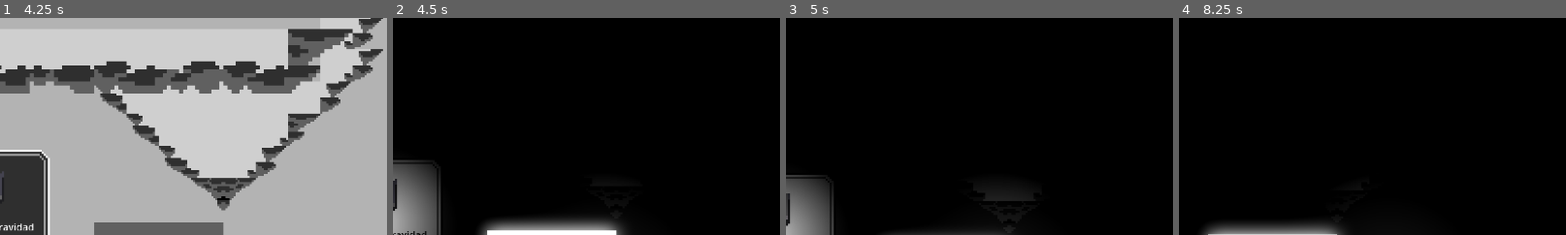
Above: before the commit, frames 1-4 (left to right).
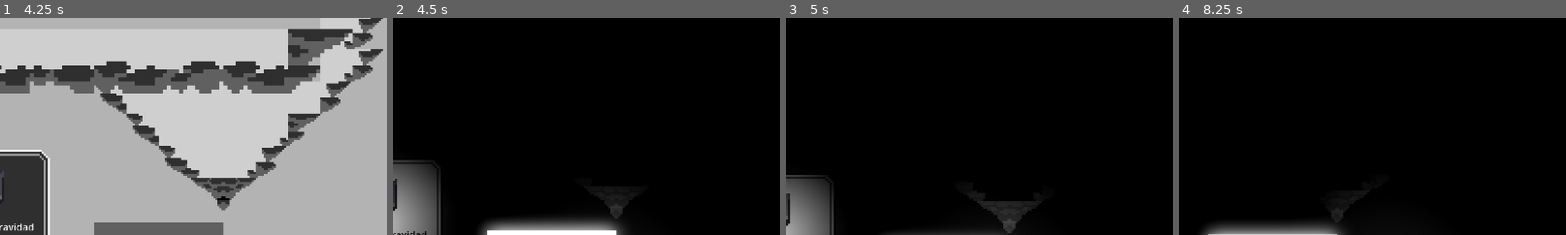
Above: after the commit, the same moments.

Repository: R2d2cruz/4d4hGame
Game: Godot game, scene res://scenes/worlds/mundo.tscn
Same seed, same stepped clock (60 frames per second), same inputs: the game is played once before the commit and once after it.
Inputs:
- Up to frame 1 (4.25 s): tap Enter (ui_accept) at 0.5, 0.77, 1.52, 3.02, 3.77 s; hold Right (right) 0.53-1.28 s; tap L (gravity_world) at 0.6, 2.1, 3.6 s; hold A (left) 1.28-2.03 s; tap K (toggle_world) at 1.35, 2.85 s; hold Right (right) 2.03-3.53 s; hold A (left) from 3.53 s (still down)
- Up to frame 2 (4.5 s): keep holding A (left); tap K (toggle_world) at 4.35 s
- Up to frame 3 (5 s): keep holding A (left); tap Enter (ui_accept) at 4.52 s
- Up to frame 4 (8.25 s): tap L (gravity_world) at 5.1, 6.6, 8.1 s; release A (left) at 5.78 s; hold Right (right) 5.78-8.03 s; tap K (toggle_world) at 5.85, 7.35 s; tap Enter (ui_accept) at 6.02, 6.77, 7.52 s; hold A (left) from 8.03 s (still down)
The pictures show only the part of the screen within x 23-73%, y 10-60%; the shares and areas given below are measured in that part.

Frame 1 is identical in both runs. In frame 2, 0.2% of the frame differs, in the area x 52-61%, y 80-90%; in frame 3, 0.9%, in the area x 48-65%, y 80-97%; in frame 4, less than 0.1%.

Commit message:
create level change

Diff:
--- a/4d4h/Scripts/meta.gd
+++ b/4d4h/Scripts/meta.gd
@@ -13,4 +13,4 @@
 
 func _on_body_entered(body: Node2D) -> void:
 	if body.get_name() == "Player":
-		print("enter")
+		get_tree().call_group("worldsFinishing", "on_end")
--- a/4d4h/Scripts/player.gd
+++ b/4d4h/Scripts/player.gd
@@ -22,7 +22,13 @@
 func _ready():
 	#add_to_group("reacts_gravity")
 	add_to_group("reacts_to_inversion")
+	add_to_group("worldsFinishing")
 	light.enabled = false
+
+func on_end():
+	var tween = create_tween()
+	tween.tween_property($PointLight2D, "energy", 0.0, 1.5)
+
 
 func on_invert(state: bool):
 	light.enabled = state
--- a/4d4h/Scripts/tile_mapController.gd
+++ b/4d4h/Scripts/tile_mapController.gd
@@ -2,9 +2,7 @@
 
 # Mapeo entre tiles: cada clave es un par (source_id, atlas_coords), cada valor su contraparte
 @export var tile_swap_map := {
-	Vector3i(1, 2, 1): Vector3i(2, 2, 1),  # source 1 (2,1) => source 2 (2,1)
-	Vector3i(1, 3, 1): Vector3i(2, 3, 1),  # source 1 (3,1) => source 2 (3,1)
-	Vector3i(1, 5, 1): Vector3i(2, 4, 1),  # source 1 (5,1) => source 2 (4,1)
+	Vector3i(0, 1, 0): Vector3i(3, 1, 0),
 	Vector3i(0, 2, 0): Vector3i(3, 2, 0),
 	Vector3i(0, 4, 0): Vector3i(3, 4, 0),
 	Vector3i(0, 2, 1): Vector3i(3, 2, 1),
@@ -17,6 +15,7 @@
 	Vector3i(0, 11, 1): Vector3i(3, 11, 1),
 	Vector3i(0, 12, 1): Vector3i(3, 12, 1),
 	Vector3i(0, 13, 1): Vector3i(3, 13, 1),
+	Vector3i(0, 1, 2): Vector3i(3, 1, 2),
 	Vector3i(0, 2, 2): Vector3i(3, 2, 2),
 	Vector3i(0, 3, 2): Vector3i(3, 3, 2),
 	Vector3i(0, 4, 2): Vector3i(3, 4, 2),
@@ -32,6 +31,7 @@
 	Vector3i(0, 11, 3): Vector3i(3, 11, 3),
 	Vector3i(0, 12, 3): Vector3i(3, 12, 3),
 	Vector3i(0, 13, 3): Vector3i(3, 13, 3),
+	Vector3i(0, 1, 4): Vector3i(3, 1, 4),
 	Vector3i(0, 2, 4): Vector3i(3, 2, 4),
 	Vector3i(0, 3, 4): Vector3i(3, 3, 4),
 	Vector3i(0, 4, 4): Vector3i(3, 4, 4),
--- a/4d4h/Scripts/world_controller.gd
+++ b/4d4h/Scripts/world_controller.gd
@@ -9,9 +9,21 @@
 
 # Called when the node enters the scene tree for the first time.
 func _ready() -> void:
+	add_to_group("worldsFinishing")
 	if startInvert:
 		inverted = !inverted
 		get_tree().call_group("reacts_to_inversion", "on_invert", inverted)
+
+func on_end():
+	if not inverted:
+		inverted = !inverted
+		get_tree().call_group("reacts_to_inversion", "on_invert", inverted)
+	await get_tree().create_timer(2.0).timeout
+	var actualScene : String = get_tree().current_scene.name
+	if actualScene == "Mundo":
+		get_tree().change_scene_to_file("res://scenes/worlds/level1.tscn")
+	else:
+		get_tree().change_scene_to_file("res://scenes/worlds/level" + str(int(actualScene) + 1) + ".tscn")
 
 
 # Called every frame. 'delta' is the elapsed time since the previous frame.
--- a/4d4h/project.godot
+++ b/4d4h/project.godot
@@ -19,9 +19,9 @@
 
 reacts_to_inversion="Can be Inverted"
 reacts_gravity="Can be afected by gravity"
-player=""
 pushable=""
 boton_controlled=""
+worldsFinishing=""
 
 [input]
 
--- a/4d4h/scenes/worlds/mundo.tscn
+++ b/4d4h/scenes/worlds/mundo.tscn
@@ -1,9 +1,7 @@
-[gd_scene load_steps=23 format=4 uid="uid://ccavxypeubenl"]
-
-[ext_resource type="Texture2D" uid="uid://da4chfw72dwj4" path="res://Assets/Rocky Roads/Tilesets/tileset_desert.png" id="1_drc3c"]
+[gd_scene load_steps=19 format=4 uid="uid://ccavxypeubenl"]
+
 [ext_resource type="Texture2D" uid="uid://h8tv2dvmhgrg" path="res://Assets/tileset_base_cave.png" id="1_prk2b"]
 [ext_resource type="Script" uid="uid://br2ia0ah7h4go" path="res://Scripts/mundo.gd" id="1_uqt1o"]
-[ext_resource type="Texture2D" uid="uid://bj32eoe4kgt4v" path="res://Assets/Rocky Roads/Tilesets/tileset_snow.png" id="2_b82al"]
 [ext_resource type="Script" uid="uid://8p0thfntyo2a" path="res://Scripts/tile_mapController.gd" id="3_wwc5f"]
 [ext_resource type="Texture2D" uid="uid://bxb7y50l7h27a" path="res://Assets/tileset_inverted_cave.png" id="4_djcqd"]
 [ext_resource type="PackedScene" uid="uid://dqhcp5hs40cqs" path="res://scenes/entities/player.tscn" id="4_voc7j"]
@@ -88,117 +86,6 @@
 11:5/0 = 0
 11:5/0/physics_layer_0/polygon_0/points = PackedVector2Array(-8, -8, 8, -8, 2.51802, 2.33816, -8, 8)
 13:3/0 = 0
-
-[sub_resource type="TileSetAtlasSource" id="TileSetAtlasSource_0vka0"]
-texture = ExtResource("1_drc3c")
-3:0/0 = 0
-4:0/0 = 0
-2:1/0 = 0
-2:1/0/physics_layer_0/polygon_0/points = PackedVector2Array(-8, -8, 8, -8, 8, 8, -8, 8)
-3:1/0 = 0
-3:1/0/physics_layer_0/polygon_0/points = PackedVector2Array(-8, -8, 8, -8, 8, 8, -8, 8)
-4:1/0 = 0
-4:1/0/physics_layer_0/polygon_0/points = PackedVector2Array(-8, -8, 8, -8, 8, 8, -8, 8)
-5:1/0 = 0
-5:1/0/physics_layer_0/polygon_0/points = PackedVector2Array(-8, -8, 8, -8, 8, 8, -8, 8)
-6:1/0 = 0
-8:1/0 = 0
-8:1/0/physics_layer_0/polygon_0/points = PackedVector2Array(-8, -8, 8, -8, 8, 8, -8, 8)
-1:2/0 = 0
-1:2/0/physics_layer_0/polygon_0/points = PackedVector2Array(-8, -8, 8, -8, 8, 8, -8, 8)
-2:2/0 = 0
-3:2/0 = 0
-4:2/0 = 0
-5:2/0 = 0
-6:2/0 = 0
-6:2/0/physics_layer_0/polygon_0/points = PackedVector2Array(-8, -8, 8, -8, 8, 8, -8, 8)
-1:3/0 = 0
-1:3/0/physics_layer_0/polygon_0/points = PackedVector2Array(-8, -8, 8, -8, 8, 8, -8, 8)
-2:3/0 = 0
-3:3/0 = 0
-4:3/0 = 0
-5:3/0 = 0
-6:3/0 = 0
-6:3/0/physics_layer_0/polygon_0/points = PackedVector2Array(-8, -8, 8, -8, 8, 8, -8, 8)
-8:3/0 = 0
-8:3/0/physics_layer_0/polygon_0/points = PackedVector2Array(-8, -8, 8, -8, 8, 8, -8, 8)
-9:3/0 = 0
-9:3/0/physics_layer_0/polygon_0/points = PackedVector2Array(-8, -8, 8, -8, 8, 8, -8, 8)
-10:3/0 = 0
-10:3/0/physics_layer_0/polygon_0/points = PackedVector2Array(-8, -8, 8, -8, 8, 8, -8, 8)
-1:4/0 = 0
-1:4/0/physics_layer_0/polygon_0/points = PackedVector2Array(-8, -8, 8, -8, 8, 8, -8, 8)
-2:4/0 = 0
-2:4/0/physics_layer_0/polygon_0/points = PackedVector2Array(-8, -8, 8, -8, 8, 8, -8, 8)
-3:4/0 = 0
-3:4/0/physics_layer_0/polygon_0/points = PackedVector2Array(-8, -8, 8, -8, 8, 8, -8, 8)
-4:4/0 = 0
-4:4/0/physics_layer_0/polygon_0/points = PackedVector2Array(-8, -8, 8, -8, 8, 8, -8, 8)
-5:4/0 = 0
-5:4/0/physics_layer_0/polygon_0/points = PackedVector2Array(-8, -8, 8, -8, 8, 8, -8, 8)
-6:4/0 = 0
-6:4/0/physics_layer_0/polygon_0/points = PackedVector2Array(-8, -8, 8, -8, 8, 8, -8, 8)
-
-[sub_resource type="TileSetAtlasSource" id="TileSetAtlasSource_yi5ae"]
-texture = ExtResource("2_b82al")
-2:0/0 = 0
-3:0/0 = 0
-4:0/0 = 0
-3:1/0 = 0
-3:1/0/physics_layer_0/polygon_0/points = PackedVector2Array(-8, -8, 8, -8, 8, 8, -8, 8)
-4:1/0 = 0
-4:1/0/physics_layer_0/polygon_0/points = PackedVector2Array(-8, -8, 8, -8, 8, 8, -8, 8)
-5:1/0 = 0
-7:1/0 = 0
-7:1/0/physics_layer_0/polygon_0/points = PackedVector2Array(-8, -8, 8, -8, 8, 8, -8, 8)
-1:2/0 = 0
-1:2/0/physics_layer_0/polygon_0/points = PackedVector2Array(-8, -8, 8, -8, 8, 8, -8, 8)
-2:2/0 = 0
-2:2/0/physics_layer_0/polygon_0/points = PackedVector2Array(-8, -8, 8, -8, 8, 8, -8, 8)
-3:2/0 = 0
-3:2/0/physics_layer_0/polygon_0/points = PackedVector2Array(-8, -8, 8, -8, 8, 8, -8, 8)
-4:2/0 = 0
-4:2/0/physics_layer_0/polygon_0/points = PackedVector2Array(-8, -8, 8, -8, 8, 8, -8, 8)
-5:2/0 = 0
-5:2/0/physics_layer_0/polygon_0/points = PackedVector2Array(-8, -8, 8, -8, 8, 8, -8, 8)
-9:2/0 = 0
-9:2/0/physics_layer_0/polygon_0/points = PackedVector2Array(-8, -8, 8, -8, 8, 8, -8, 8)
-1:3/0 = 0
-1:3/0/physics_layer_0/polygon_0/points = PackedVector2Array(-8, -8, 8, -8, 8, 8, -8, 8)
-2:3/0 = 0
-2:3/0/physics_layer_0/polygon_0/points = PackedVector2Array(-8, -8, 8, -8, 8, 8, -8, 8)
-3:3/0 = 0
-3:3/0/physics_layer_0/polygon_0/points = PackedVector2Array(-8, -8, 8, -8, 8, 8, -8, 8)
-4:3/0 = 0
-4:3/0/physics_layer_0/polygon_0/points = PackedVector2Array(-8, -8, 8, -8, 8, 8, -8, 8)
-5:3/0 = 0
-5:3/0/physics_layer_0/polygon_0/points = PackedVector2Array(-8, -8, 8, -8, 8, 8, -8, 8)
-7:3/0 = 0
-7:3/0/physics_layer_0/polygon_0/points = PackedVector2Array(-8, -8, 8, -8, 8, 8, -8, 8)
-8:3/0 = 0
-8:3/0/physics_layer_0/polygon_0/points = PackedVector2Array(-8, -8, 8, -8, 8, 8, -8, 8)
-9:3/0 = 0
-9:3/0/physics_layer_0/polygon_0/points = PackedVector2Array(-8, -8, 8, -8, 8, 8, -8, 8)
-1:4/0 = 0
-1:4/0/physics_layer_0/polygon_0/points = PackedVector2Array(-8, -8, 8, -8, 8, 8, -8, 8)
-2:4/0 = 0
-2:4/0/physics_layer_0/polygon_0/points = PackedVector2Array(-8, -8, 8, -8, 8, 8, -8, 8)
-3:4/0 = 0
-3:4/0/physics_layer_0/polygon_0/points = PackedVector2Array(-8, -8, 8, -8, 8, 8, -8, 8)
-4:4/0 = 0
-4:4/0/physics_layer_0/polygon_0/points = PackedVector2Array(-8, -8, 8, -8, 8, 8, -8, 8)
-5:4/0 = 0
-5:4/0/physics_layer_0/polygon_0/points = PackedVector2Array(-8, -8, 8, -8, 8, 8, -8, 8)
-7:5/0 = 0
-7:5/0/physics_layer_0/polygon_0/points = PackedVector2Array(-8, -8, 8, -8, 8, 8, -8, 8)
-8:5/0 = 0
-8:5/0/physics_layer_0/polygon_0/points = PackedVector2Array(-8, -8, 8, -8, 8, 8, -8, 8)
-9:5/0 = 0
-9:5/0/physics_layer_0/polygon_0/points = PackedVector2Array(-8, -8, 8, -8, 8, 8, -8, 8)
-10:5/0 = 0
-10:5/0/physics_layer_0/polygon_0/points = PackedVector2Array(-8, -8, 8, -8, 8, 8, -8, 8)
-2:1/0 = 0
-2:1/0/physics_layer_0/polygon_0/points = PackedVector2Array(-8, -8, 8, -8, 8, 8, -8, 8)
 
 [sub_resource type="TileSetAtlasSource" id="TileSetAtlasSource_uqt1o"]
 texture = ExtResource("4_djcqd")
@@ -279,8 +166,6 @@
 
 [sub_resource type="TileSet" id="TileSet_0vka0"]
 physics_layer_0/collision_layer = 1
-sources/1 = SubResource("TileSetAtlasSource_0vka0")
-sources/2 = SubResource("TileSetAtlasSource_yi5ae")
 sources/0 = SubResource("TileSetAtlasSource_4jhy8")
 sources/3 = SubResource("TileSetAtlasSource_uqt1o")
 
@@ -379,7 +264,7 @@
 
 [sub_resource type="TileSet" id="TileSet_vsf1y"]
 sources/0 = SubResource("TileSetAtlasSource_4t76y")
-sources/1 = SubResource("TileSetAtlasSource_oh86r")
+sources/3 = SubResource("TileSetAtlasSource_oh86r")
 
 [node name="Mundo" type="Node2D" groups=["reacts_to_inversion"]]
 script = ExtResource("1_uqt1o")
@@ -390,7 +275,7 @@
 tile_set = SubResource("TileSet_0vka0")
 script = ExtResource("3_wwc5f")
 
-[node name="Player" parent="." groups=["player", "reacts_gravity"] instance=ExtResource("4_voc7j")]
+[node name="Player" parent="." groups=["reacts_gravity"] instance=ExtResource("4_voc7j")]
 top_level = true
 position = Vector2(16, -58)
 
@@ -435,6 +320,7 @@
 position = Vector2(0, -230)
 tile_map_data = PackedByteArray("AAAKAAcAAAAHAAEAAAAJAAcAAAAGAAEAAAAIAAYAAAAJAAUAAAAJAAYAAAAJAAQAAAAKAAYAAAALAAQAAAALAA …(304 unchanged characters)…
 tile_set = SubResource("TileSet_vsf1y")
+script = ExtResource("3_wwc5f")
 
 [node name="Background" type="ColorRect" parent="."]
 show_behind_parent = true
